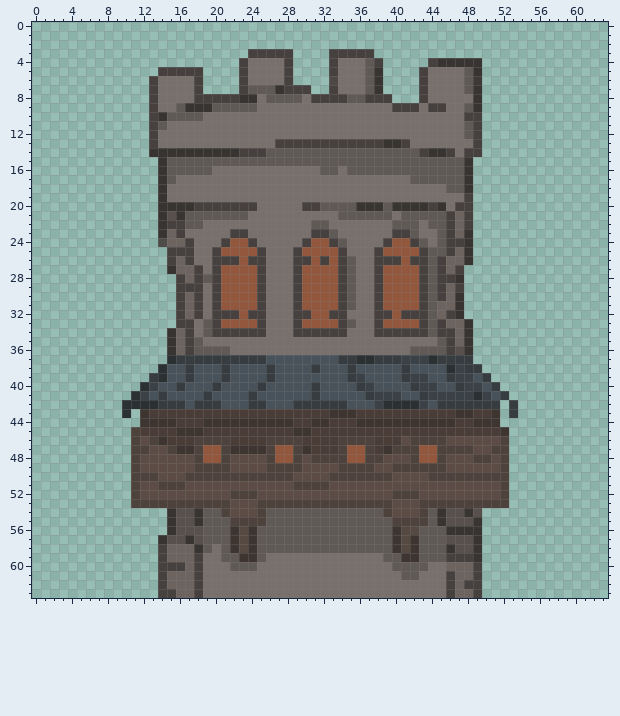
A pixel-art sprite gets an edit: Resources/base/tower_base.png. The first picture shows the starting point.
The file is 64x64 pixels. Pixels under 10% opacity are left out. Colours within 5 levels of each other are drawn and written as one.
And afterwards:
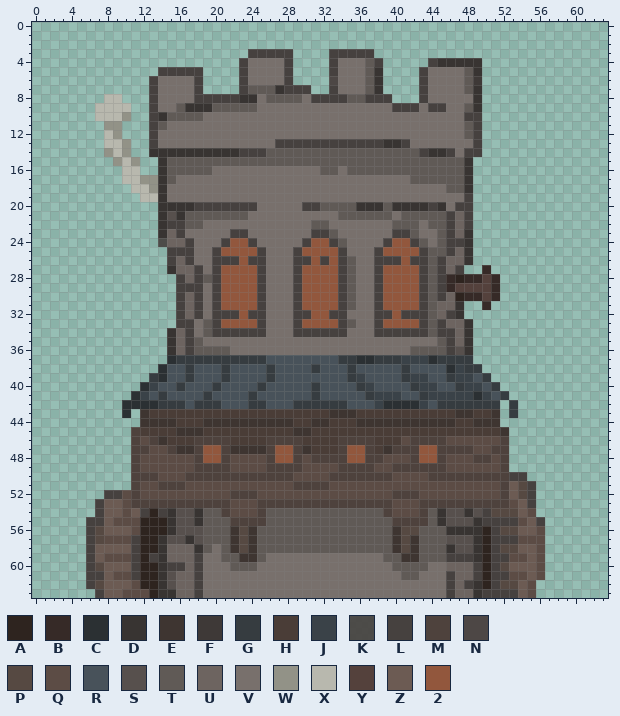
Palette (. is transparent): A #2e241f  B #362a27  C #2b3033  D #383432  E #3e3531  F #3e3937  G #363c40  H #4a3d37  J #3a4248  K #46413fe9  L #46413f  M #4e423d  N #4d4745  P #564942  Q #5c4c45  R #48525a  S #57504d  T #605a56  U #6d6460  V #78706c  W #929287  X #b8b8ae  Y #54413c  Z #6c5b53  2 #92573d
The edit:
The edit adds colour A in row 54 at x 13; in row 55 at x 12 to 14; in row 56 at x 12 to 14 and 50; in rows 57 to 58 at x 12 to 13 and 50; in row 59 at x 12 and 50; in rows 60 to 62 at x 12 to 13 and 50.
The edit adds colour A in row 63 at x 13.
Colour D gives way to colour A in row 28 at x 47; in row 30 at x 47.
The edit adds colour B in row 27 at x 50; in row 28 at x 48 to 49 and 51; in row 29 at x 51; in row 30 at x 48 to 49 and 51; in row 31 at x 50.
Colour L gives way to colour B in row 28 at x 46.
Colour U gives way to colour B in row 29 at x 46.
Colour L gives way to colour D in rows 58 to 61 at x 14; in row 62 at x 14 and 49; in row 63 at x 14 to 15 and 49.
The edit adds colour L in row 50 at x 53 to 54; in row 51 at x 55; in row 52 at x 8 to 9 and 55; in row 53 at x 7 and 55; in row 54 at x 7, 12, 14 and 50; in row 55 at x 6 to 7, 50 to 53 and 56.
The edit adds colour L in row 56 at x 6 and 51; in row 57 at x 6, 11 and 51 to 53; in row 58 at x 6, 11 and 51; in row 59 at x 6, 11, 13 and 51 to 52; in row 60 at x 6, 11 and 51; in row 61 at x 6 to 7, 11 and 51 to 52.
The edit adds colour L in row 62 at x 6 and 51; in row 63 at x 7 and 50 to 53.
The edit adds colour P in rows 51 to 52 at x 54; in row 54 at x 51 to 53; in row 56 at x 7 and 52 to 53; in row 57 at x 7; in row 58 at x 52 to 53; in row 60 at x 7 and 52.
The edit adds colour P in row 62 at x 7 and 52 to 53.
The edit adds colour Q in row 52 at x 10; in row 53 at x 10 and 53; in row 54 at x 10 and 55; in row 55 at x 9 to 11 and 54; in row 56 at x 11 and 56; in row 57 at x 8 to 10 and 54 to 56.
The edit adds colour Q in row 58 at x 56; in row 59 at x 8 to 10, 53 to 54 and 56; in row 60 at x 56; in row 61 at x 9 to 10, 53 to 54 and 56; in row 62 at x 11 and 55; in row 63 at x 10 to 12 and 55.
Colour U gives way to colour S in rows 61 to 62 at x 15.
The edit adds colour W in row 10 at x 10; in row 11 at x 8 to 9; in row 12 at x 9; in row 13 at x 10; in row 14 at x 8 and 10; in row 15 at x 9 and 11.
The edit adds colour W in row 17 at x 12 to 13; in row 18 at x 13.
The edit adds colour X in row 8 at x 8 to 9; in row 9 at x 7 to 10; in row 10 at x 7 to 9; in row 12 at x 8; in row 13 at x 8 to 9; in row 14 at x 9.
The edit adds colour X in row 15 at x 10; in rows 16 to 17 at x 10 to 11; in row 18 at x 11 to 12; in row 19 at x 12 to 13.
The edit adds colour Y in row 28 at x 50; in row 29 at x 48 to 50; in row 30 at x 50.
Colour L gives way to colour Y in row 29 at x 47.
The edit adds colour Z in rows 51 to 52 at x 53; in row 53 at x 8 to 9 and 54; in row 54 at x 8 to 9, 11 and 54; in row 55 at x 8 and 55; in row 56 at x 8 to 10 and 54 to 55; in row 58 at x 7 to 10 and 54 to 55.
The edit adds colour Z in row 59 at x 7 and 55; in row 60 at x 8 to 10 and 53 to 55; in row 61 at x 8 and 55; in row 62 at x 8 to 10 and 54; in row 63 at x 8 to 9 and 54.
